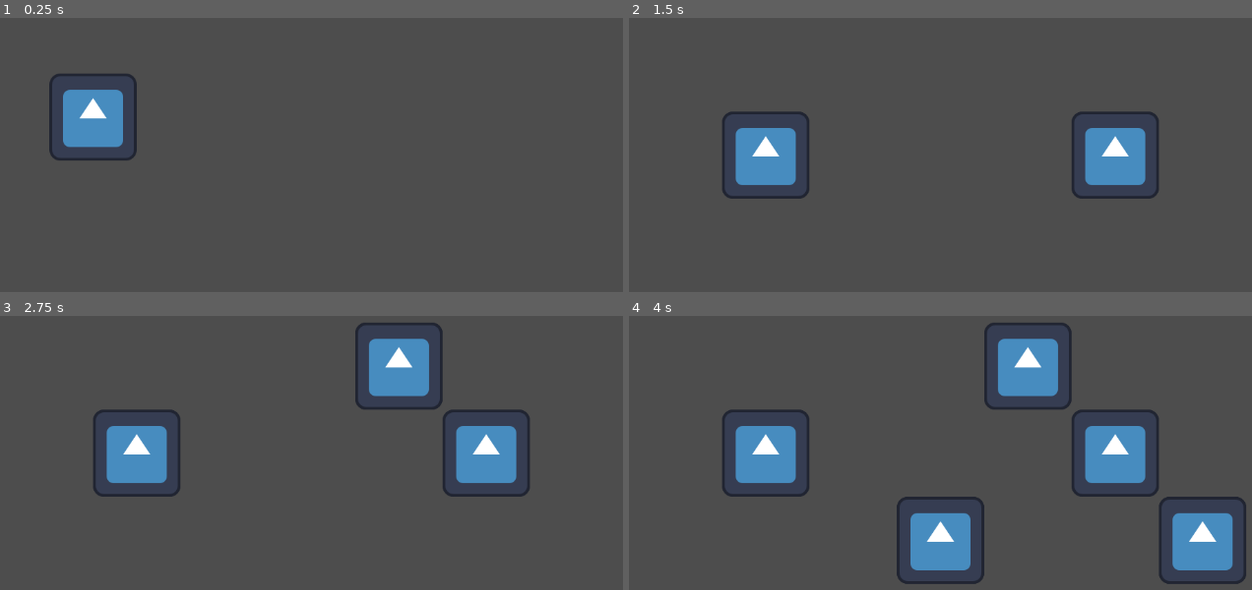
Above: before the commit, frames 1-4 (two rows, left to right).
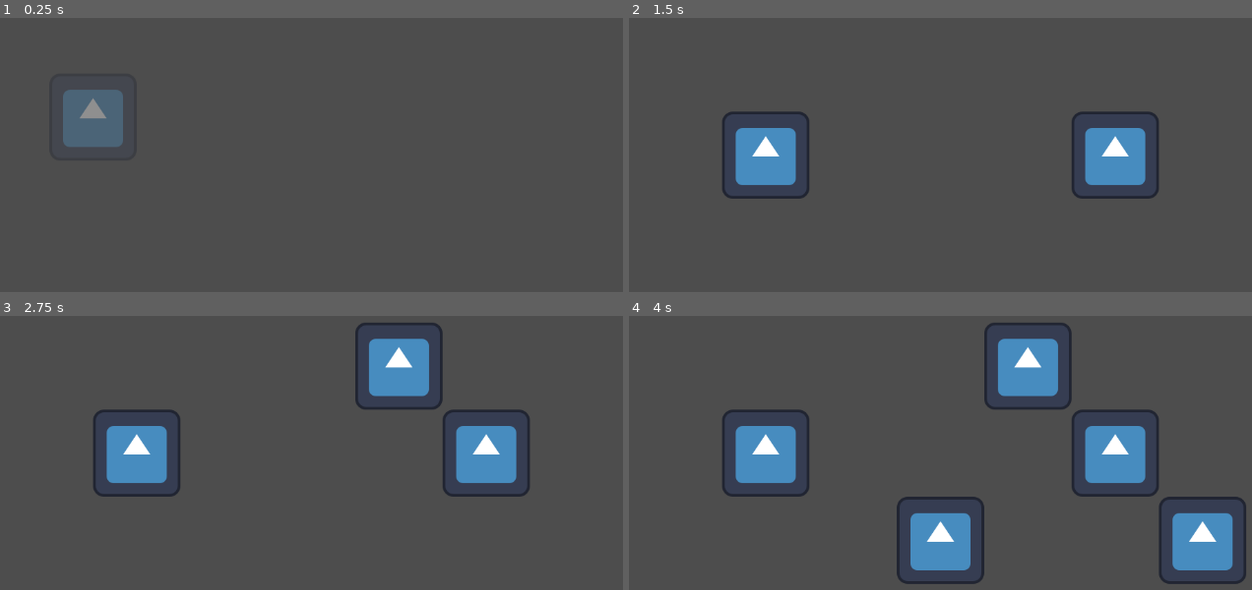
Above: after the commit, the same moments.

Repository: bsc23me/GodotWildJam426
Game: Godot game, scene res://MainScene.tscn
Two runs of this game, one before a commit and one after it. Both use one fixed random seed, a clock stepped at 60 frames per second and the inputs below. The engine's default icon, where the game draws it, is replaced by a stand-in: a white triangle on a blue panel in a dark square.
Inputs (mouse positions are in pixels of both pictures, inside the frame that each line leads up to):
- Up to frame 1 (0.25 s): no input
- Up to frame 2 (1.5 s): tap Enter at 0.5 s; move the mouse to (1114, 135) at 0.52 s; click (1114, 135) at 0.67 s; tap Space at 1.25 s; move the mouse to (784, 179) at 1.27 s; click (784, 179) at 1.42 s
- Up to frame 3 (2.75 s): tap Enter at 2 s; move the mouse to (392, 359) at 2.02 s; click (392, 359) at 2.17 s
- Up to frame 4 (4 s): tap Space at 2.75 s; move the mouse to (903, 543) at 2.77 s; click (903, 543) at 2.92 s; tap Enter at 3.5 s; move the mouse to (1177, 521) at 3.52 s; click (1177, 521) at 3.67 s

The runs differ from the first frame. In frame 1, 2.5% of the frame differs, in the area x 7-22%, y 20-52%; in frame 2, less than 0.1%; in frame 3, less than 0.1%; in frame 4, less than 0.1%.

Commit message:
added grid manager and placement system

Diff:
--- a/MainScene.tscn
+++ b/MainScene.tscn
@@ -1,15 +1,20 @@
 [gd_scene format=3 uid="uid://chatc284qh4gh"]
 
 [ext_resource type="Texture2D" uid="uid://crtms5edr7pkj" path="res://icon.svg" id="1_3mqji"]
-[ext_resource type="Script" uid="uid://dogk0odjmsww5" path="res://_scripts/GhostConstruct.gd" id="2_x4av3"]
+[ext_resource type="Script" uid="uid://caerpow405td4" path="res://_scripts/grid_manager.gd" id="1_rpqi1"]
+[ext_resource type="Script" uid="uid://dogk0odjmsww5" path="res://_scripts/ghost_construct.gd" id="2_x4av3"]
 
 [node name="Node2D" type="Node2D" unique_id=1288777129]
 
+[node name="GridManager" type="Node2D" parent="." unique_id=144078494]
+script = ExtResource("1_rpqi1")
+
 [node name="TileMapLayer" type="TileMapLayer" parent="." unique_id=1161836502]
 
-[node name="GhostConstruct" type="Sprite2D" parent="." unique_id=1144518270 node_paths=PackedStringArray("scene_root")]
+[node name="GhostConstruct" type="Sprite2D" parent="." unique_id=1144518270 node_paths=PackedStringArray("scene_root", "grid_manager_obj")]
 position = Vector2(256, 264)
 texture = ExtResource("1_3mqji")
 script = ExtResource("2_x4av3")
 scene_root = NodePath("..")
 tile_node = "res://sub_scenes/construct.tscn"
+grid_manager_obj = NodePath("../GridManager")
--- a/_scripts/GhostConstruct.gd
+++ b/_scripts/ghost_construct.gd
@@ -1,23 +1,31 @@
-extends Node2D
+extends Sprite2D
 
-var grid_scale = 128
+@export var grid_scale = 128
 @export var scene_root: Node2D
 @export var tile_node: String
+@export var grid_manager_obj: Node2D
+
 var tile_scene
 
 # Called when the node enters the scene tree for the first time.
 func _ready() -> void:
 	tile_scene = load(tile_node)
+	self_modulate = Color(1.0, 1.0, 1.0, 0.373)
 	pass # Replace with function body.
 
 func _input(event):
 	if event is InputEventMouseMotion:
 		position = snap(event.position, grid_scale)
 	if event is InputEventMouseButton:
-		if event.button_index == MOUSE_BUTTON_LEFT:
+		if event.button_index == MOUSE_BUTTON_LEFT and !GridManager.has_tile(position):
 			var tile = tile_scene.instantiate()
 			tile.position = position
 			scene_root.add_child(tile)
+			GridManager.add_tile(tile.position, tile)
+		elif event.button_index == MOUSE_BUTTON_RIGHT:
+			var pos = Vector2i(position)
+			if GridManager.has_tile(pos):
+				GridManager.remove_tile(pos)
 
 # Called every frame. 'delta' is the elapsed time since the previous frame.
 func _process(delta: float) -> void:
--- /dev/null
+++ b/_scripts/grid_manager.gd
@@ -0,0 +1,23 @@
+extends Node
+
+var tiles: Dictionary[Vector2i, Node] = {}
+# Called when the node enters the scene tree for the first time.
+func _ready() -> void:
+	pass # Replace with function body.
+
+
+# Called every frame. 'delta' is the elapsed time since the previous frame.
+func _process(delta: float) -> void:
+	pass
+
+
+func add_tile(position: Vector2i, tile: Node):
+	tiles.set(position, tile)
+
+func remove_tile(position: Vector2i):
+	var tile = tiles[position]
+	tile.queue_free()
+	tiles.erase(position)
+
+func has_tile(position: Vector2i):
+	return tiles.has(position)
--- a/project.godot
+++ b/project.godot
@@ -15,6 +15,10 @@
 config/features=PackedStringArray("4.6", "Forward Plus")
 config/icon="res://icon.svg"
 
+[autoload]
+
+GridManager="*uid://caerpow405td4"
+
 [dotnet]
 
 project/assembly_name="GodotWildJam426"
Renamed: _scripts/GhostConstruct.gd.uid -> _scripts/ghost_construct.gd.uid
Not shown, added: _scripts/grid_manager.gd.uid
